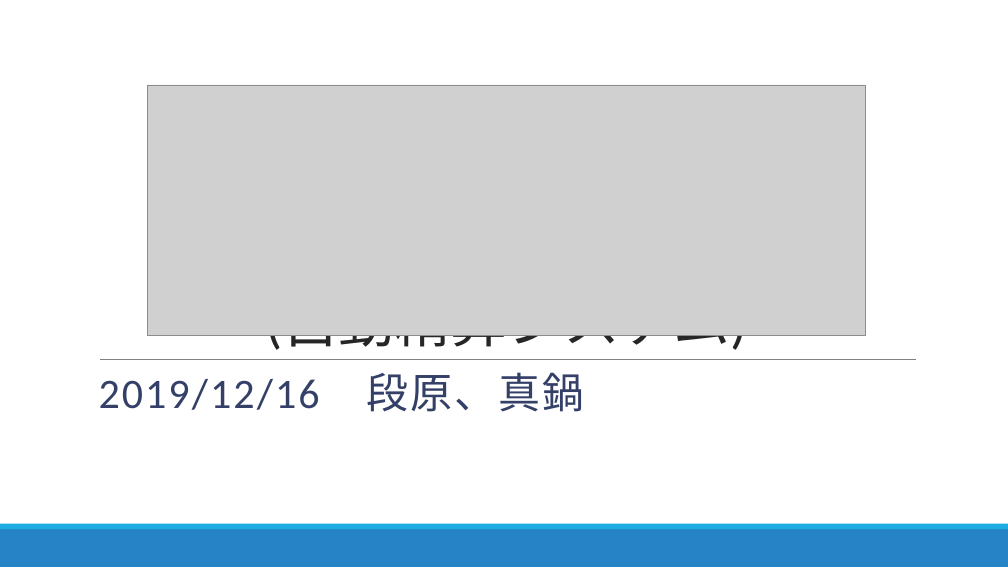
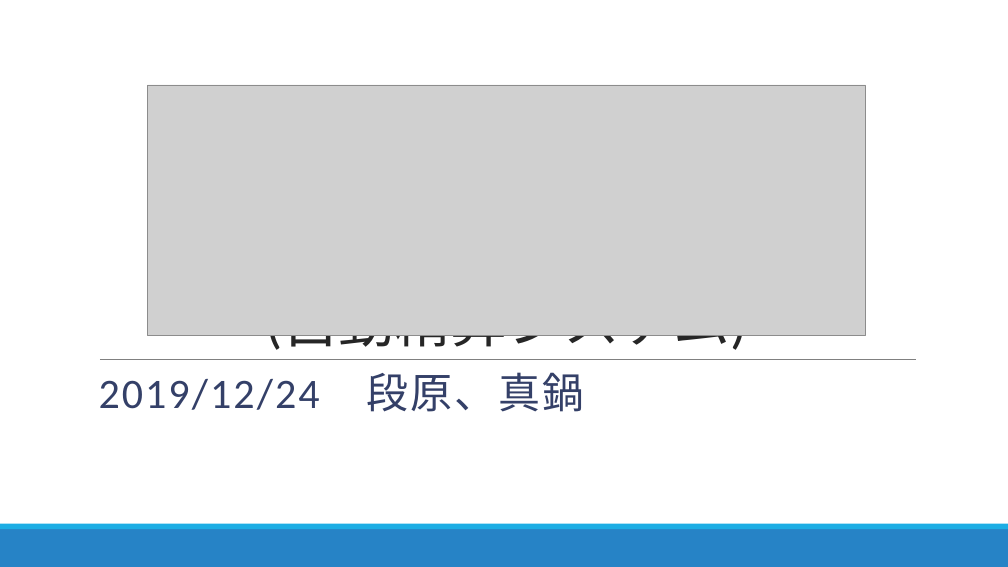
Before and after one commit to DJ956/YoloBarcodeReader, a slide deck: slide 1 of プレゼン/RapidCart20191224.pptx. Drawn at 1008x567 pixels with LibreOffice and Linux fonts; fonts in the diff are those of the drawing; grey boxes stand for pictures. Boxes give left, top, right and bottom in pixels: in the first picture for what was removed or moved away, otherwise in the second. Text is boxed around its words. In the diff, an @@ line names an element or a change of style, - is before the commit and + after.

```diff
--- a/プレゼン/RapidCart20191224.pptx
+++ b/プレゼン/RapidCart20191224.pptx
@@ subtitle at [99,372,584,412]: text changed @@
-2019/12/16 段原、真鍋
+2019/12/24 段原、真鍋
```
Also in this commit, not shown: 2 other files.
